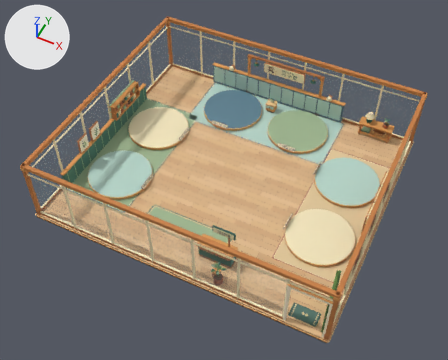
Renders of the glTF model apps/mobile/assets/models/shop/furniture-shop-interior.glb from each side of a commit.
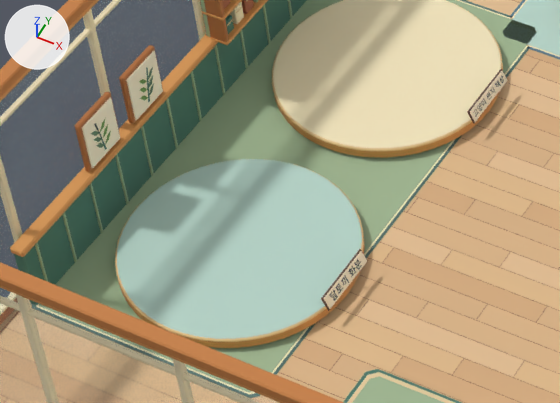
The first picture shows the older version from a 50 mm lens placed at (10.4, -22.2, 27.0), pointed at (-0.1, -1.2, 0.8). The close-ups show the older and then the newer version on the part from 13% to 45% of the width and 30% to 59% of the height of that picture. Only the edits that show in the close-ups are written down. The lights are fixed; the arrows at upper left show +X, +Y and +Z. Where no turn or scale is listed for an object, it has been applied to the vertices.

Script lines for the objects in view, before the commit:
```python
me_shopfront_frame = bpy.data.meshes.new('ShopFront_Frame')
me_shopfront_frame.from_pydata(...)  # 656 vertices, 1220 faces; spans x -0.1..17.0, y -0.1..0.1, z -1.9..2.0
me_shopfront_frame.materials.append(mat_shop_matte_pigment)
me_station_01_nameplate = bpy.data.meshes.new('Station_01_Nameplate')
me_station_01_nameplate.from_pydata(...)  # 128 vertices, 240 faces; spans x -0.56..0.56, y -0.132..0.126, z -0.159..-0.001
me_station_01_nameplate.materials.append(mat_shop_matte_pigment)
me_station_02_nameplate = bpy.data.meshes.new('Station_02_Nameplate')
me_station_02_nameplate.from_pydata(...)  # 128 vertices, 240 faces; spans x -0.56..0.56, y -0.132..0.126, z -0.159..-0.001
me_station_02_nameplate.materials.append(mat_shop_matte_pigment)
ob_shopfront_frame = bpy.data.objects.new('ShopFront_Frame', me_shopfront_frame)
ob_shopfront_frame.location = (-8.45, -7.35, 1.91)
ob_station_01_nameplate = bpy.data.objects.new('Station_01_Nameplate', me_station_01_nameplate)
ob_station_01_nameplate.parent = ob_station_01_pedestal
ob_station_01_nameplate.location = (1.895, 0.0, 0.424)
ob_station_01_nameplate.rotation_euler = (1.13, 0.0, 1.571)  # degrees (65, 0, 90)
ob_station_02_nameplate = bpy.data.objects.new('Station_02_Nameplate', me_station_02_nameplate)
ob_station_02_nameplate.parent = ob_station_02_pedestal
ob_station_02_nameplate.location = (1.895, 0.0, 0.424)
ob_station_02_nameplate.rotation_euler = (1.13, 0.0, 1.571)  # degrees (65, 0, 90)
# also in view: 'ShopLeft_Frame' at (-8.4, 0.0, 1.9); 'Station_01_Pedestal' at (-5.9, -3.0, 0.1); 'ShopFront_Glass' at (-1.1, -7.3, 1.9); 'Station_02_Pedestal' at (-5.9, 1.4, 0.1); 'ShopLeft_Glass' at (-8.4, 0.0, 1.9)
```
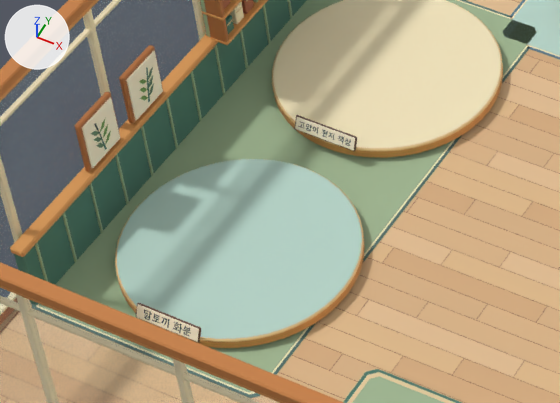
Changed parts and their boxes [x1, y1, x2, y2] in the close-ups (560 x 403 px):
'Station_01_Nameplate', moved, turned
    before: [321, 249, 368, 311]
    after: [136, 302, 201, 343]
'Station_02_Nameplate', moved, turned
    before: [467, 69, 508, 124]
    after: [295, 115, 357, 151]
'Station_01_Nameplate_Default', moved, turned
    before: [330, 259, 362, 301]
    after: [144, 309, 191, 336]
'Station_02_Nameplate_Default', moved, turned
    before: [474, 75, 504, 117]
    after: [299, 122, 351, 146]

What the commit changed:
Object 'Station_01_Nameplate' (ob_station_01_nameplate) moves from (1.895, 0.0, 0.424) to (0.0, -1.895, 0.424).
Object 'Station_01_Nameplate' (ob_station_01_nameplate) turns from (65, 0, 90) to (65, 0, 0) degrees about x, y and z.
Object 'Station_02_Nameplate' (ob_station_02_nameplate) moves from (1.895, 0.0, 0.424) to (0.0, -1.895, 0.424).
Object 'Station_02_Nameplate' (ob_station_02_nameplate) turns from (65, 0, 90) to (65, 0, 0) degrees about x, y and z.
